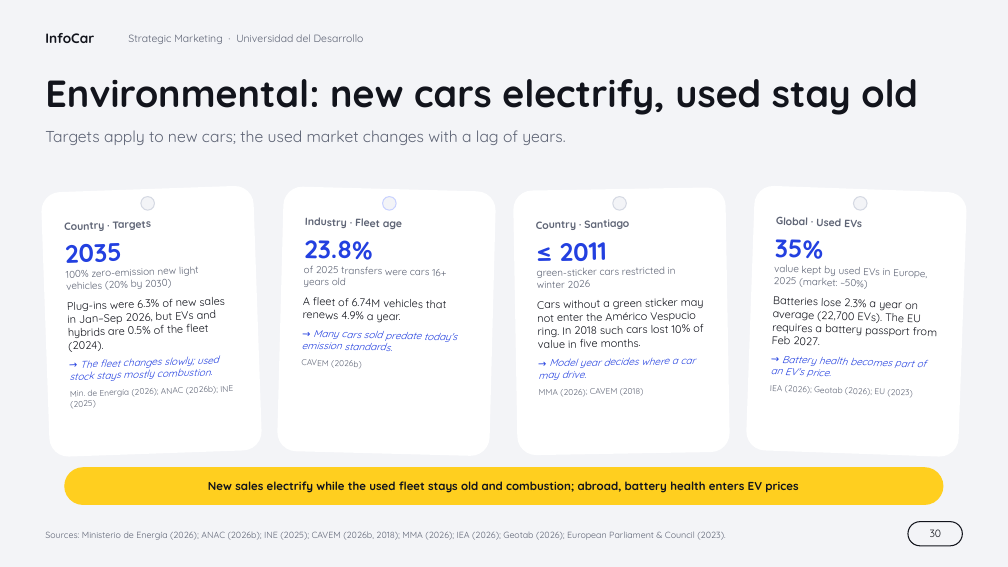
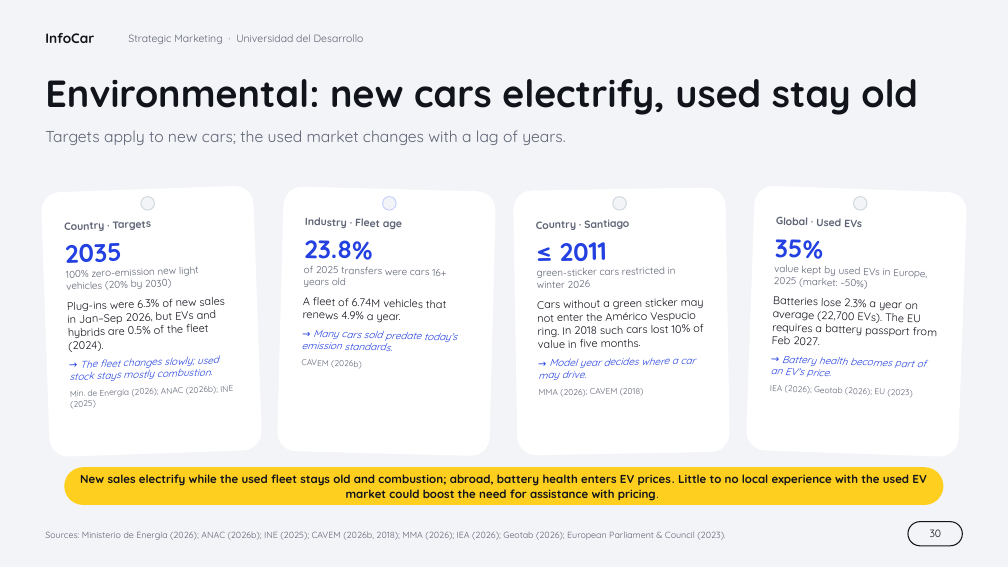
Before and after one commit to VichoRamirez/sm, a slide deck: slide 30 of deliverys/exam-2/global-sm_v7.pptx. Drawn at 1008x567 pixels with LibreOffice and Linux fonts; fonts in the diff are those of the drawing; background and template pictures are left out. Boxes give left, top, right and bottom in pixels: in the first picture for what was removed or moved away, otherwise in the second. Text is boxed around its words. In the diff, an @@ line names an element or a change of style, - is before the commit and + after.

```diff
--- a/deliverys/exam-2/global-sm_v7.pptx
+++ b/deliverys/exam-2/global-sm_v7.pptx
@@ text in rounded rectangle at (80,474,926,501): text changed @@
-New sales electrify while the used fleet stays old and combustion; abroad, battery health enters EV prices
+New sales electrify while the used fleet stays old and combustion; abroad, battery health enters EV prices. Little to no local experience with the used EV market could boost the need for assistance with pricing.
```
Also in this commit, not shown: 30 other slides changed.
